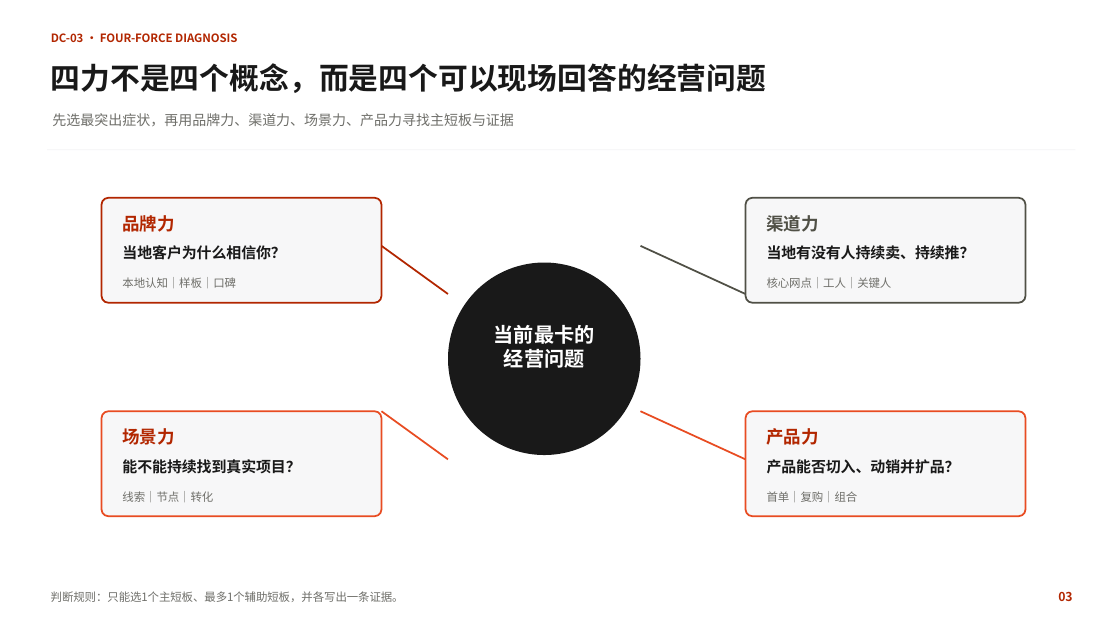
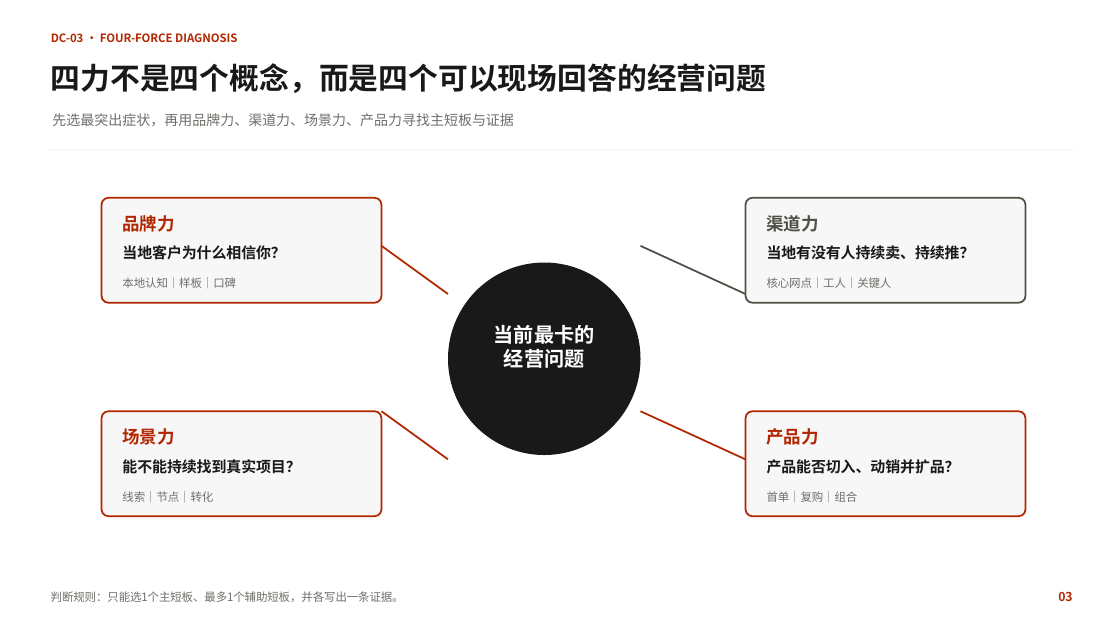
Before and after one commit to swefner/company-ppt-skills, a slide deck: slide 3 of domains/yuhong/assets/components/yuhong-county-course-components-branded.pptx. Drawn at 1120x630 pixels with LibreOffice and Linux fonts; fonts in the diff are those of the drawing; background and template pictures are left out. Boxes give left, top, right and bottom in pixels: in the first picture for what was removed or moved away, otherwise in the second. Text is boxed around its words. In the diff, an @@ line names an element or a change of style, - is before the commit and + after.

Commit message:
Unify all graphics to deep red B22600 - full palette is now deep red/ink/grey/white
User: graphics also need unification. All remaining orange-red (E84C22) and amber (FFBD47) across slides 1-14 (graphics: dots, lines, outlines) mapped to deep red B22600. Verified: zero E84C22/FFBD47 anywhere in the deck. DC-01 invariant updated to 'unified deep red'. Full palette: deep red + ink + grey + white/near-white (SHA B4830534).

```diff
--- a/domains/yuhong/assets/components/yuhong-county-course-components-branded.pptx
+++ b/domains/yuhong/assets/components/yuhong-county-course-components-branded.pptx
@@ rounded rectangle at [102, 412, 381, 517]: outline #E84C22 1.5 pt to #B22600 1.5 pt @@
@@ line (381, 412) - (448, 460): stroke #E84C22 1.5 pt to #B22600 1.5 pt @@
@@ line (640, 412) - (746, 460): stroke #E84C22 1.5 pt to #B22600 1.5 pt @@
@@ rounded rectangle at [746, 412, 1026, 517]: outline #E84C22 1.5 pt to #B22600 1.5 pt @@
```
Also in this commit, not shown: 4 other slides changed, 10 other files.
